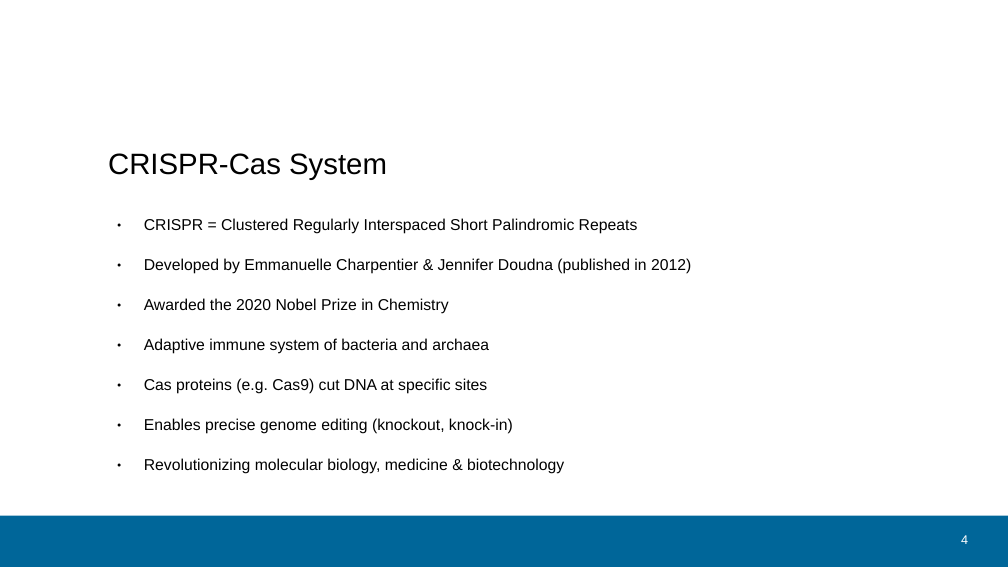
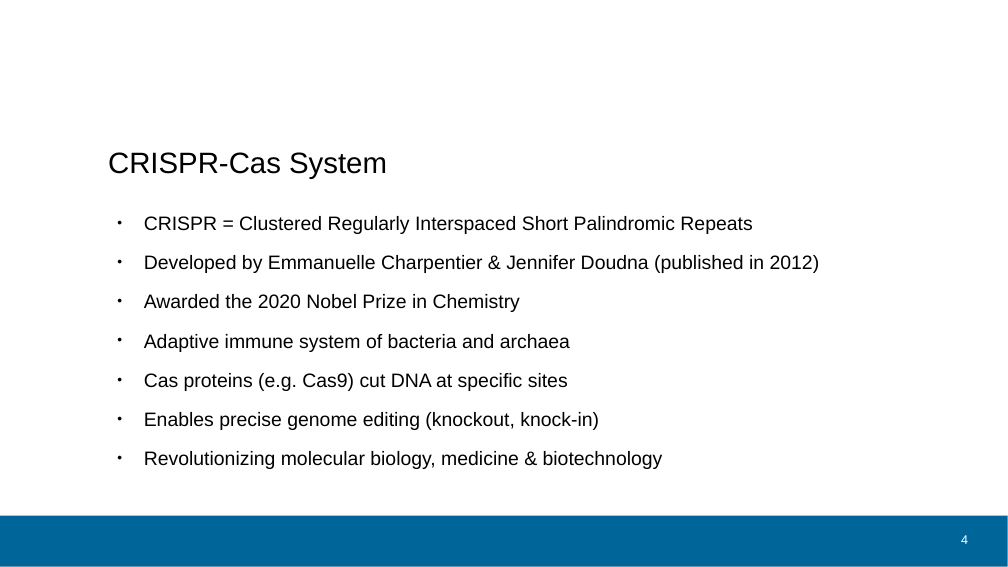
Before and after one commit to sheepfreak221/BSc-Arbeit, a slide deck: slide 4 of präsentation/bsc_version_07_06..pptx. Drawn at 1008x567 pixels with LibreOffice and Linux fonts; fonts in the diff are those of the drawing; background and template pictures are left out. Boxes give left, top, right and bottom in pixels: in the first picture for what was removed or moved away, otherwise in the second. Text is boxed around its words. In the diff, an @@ line names an element or a change of style, - is before the commit and + after.

```diff
--- a/präsentation/bsc_version_07_06..pptx
+++ b/präsentation/bsc_version_07_06..pptx
@@ text "CRISPR = Clustered Regularly Interspaced ..." at (x1=144, y1=216, x2=820, y2=469): size 15 to 18.5 pt; line spacing 0.9 to 0.7 @@
```
Also in this commit, not shown: 3 other slides changed, 4 other files.
